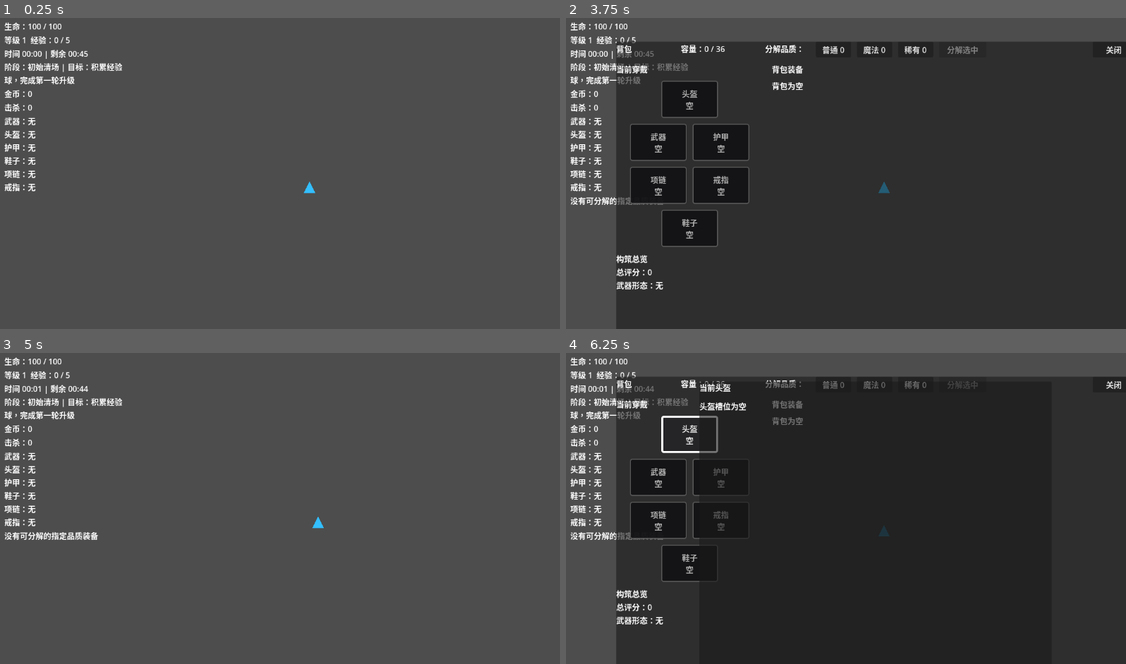
Above: before the commit, frames 1-4 (two rows, left to right).
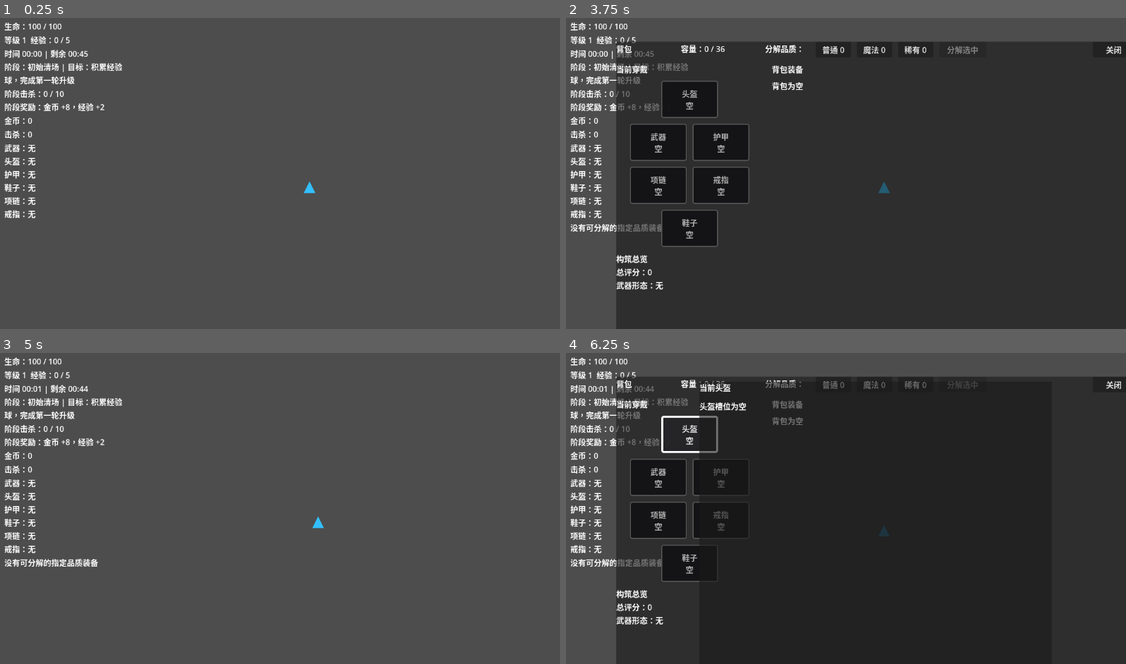
Above: after the commit, the same moments.

Repository: airisuzuki123/RogueLootPrototype
Game: Godot game, scene res://scenes/main.tscn
Same seed, same stepped clock (60 frames per second), same inputs: the game is played once before the commit and once after it.
Inputs (mouse positions are in pixels of both pictures, inside the frame that each line leads up to):
- Up to frame 1 (0.25 s): no input
- Up to frame 2 (3.75 s): tap Enter at 0.5 s; move the mouse to (969, 154) at 0.52 s; hold D (move_right) 0.53-1.25 s; tap B at 0.6 s; click (969, 154) at 0.67 s; click "普通 0" at 1.25 s; click "魔法 0" at 2 s; click "稀有 0" at 2.75 s; click "分解选中" at 3.5 s
- Up to frame 3 (5 s): click "关闭" at 4.25 s
- Up to frame 4 (6.25 s): tap Space at 5 s; move the mouse to (734, 520) at 5.02 s; hold S (move_down) 5.03-5.75 s; tap B at 5.1 s; click "头盔 空" at 5.75 s

The runs differ from the first frame. In frame 1, 0.9% of the frame differs, in the area x 0-19%, y 23-65%; in frame 2, 1.3%; in frame 3, 1.5%, in the area x 0-19%, y 23-69%; in frame 4, 1.3%.

Commit message:
新增阶段目标奖励

Diff:
--- a/scripts/core/game_manager.gd
+++ b/scripts/core/game_manager.gd
@@ -15,6 +15,8 @@
 signal run_ended(kills: int, gold: int)
 signal run_time_changed(elapsed_seconds: int, phase: Dictionary, remaining_seconds: int)
 signal run_phase_changed(phase: Dictionary)
+signal run_phase_objective_changed(phase: Dictionary, progress: int, target: int, completed: bool)
+signal run_milestone_message_changed(message: String)
 
 const MAX_INVENTORY_SIZE: int = 36
 const RUN_PHASES: Array[Dictionary] = [
@@ -26,7 +28,11 @@
 		"spawn_count": 1,
 		"enemy_level_bonus": 0,
 		"enemy_weight_bonus": {},
-		"goal": "积累经验球，完成第一轮升级"
+		"goal": "积累经验球，完成第一轮升级",
+		"kill_target": 10,
+		"reward_gold": 8,
+		"reward_experience": 2,
+		"reward_heal": 0
 	},
 	{
 		"id": "chase",
@@ -36,7 +42,11 @@
 		"spawn_count": 1,
 		"enemy_level_bonus": 0,
 		"enemy_weight_bonus": {"runner": 18},
-		"goal": "应对快速敌人，保持移动空间"
+		"goal": "应对快速敌人，保持移动空间",
+		"kill_target": 18,
+		"reward_gold": 12,
+		"reward_experience": 3,
+		"reward_heal": 10
 	},
 	{
 		"id": "mixed",
@@ -46,7 +56,11 @@
 		"spawn_count": 1,
 		"enemy_level_bonus": 1,
 		"enemy_weight_bonus": {"tank": 14, "ranged": 18},
-		"goal": "处理坦克和远程敌人的组合压力"
+		"goal": "处理坦克和远程敌人的组合压力",
+		"kill_target": 26,
+		"reward_gold": 16,
+		"reward_experience": 4,
+		"reward_heal": 15
 	},
 	{
 		"id": "surge",
@@ -56,7 +70,11 @@
 		"spawn_count": 2,
 		"enemy_level_bonus": 1,
 		"enemy_weight_bonus": {"runner": 16, "tank": 10, "ranged": 18},
-		"goal": "用当前构筑清理更密集的敌群"
+		"goal": "用当前构筑清理更密集的敌群",
+		"kill_target": 40,
+		"reward_gold": 24,
+		"reward_experience": 5,
+		"reward_heal": 20
 	},
 	{
 		"id": "endless_pressure",
@@ -66,7 +84,11 @@
 		"spawn_count": 2,
 		"enemy_level_bonus": 2,
 		"enemy_weight_bonus": {"runner": 18, "tank": 18, "ranged": 24},
-		"goal": "尽可能延长生存时间"
+		"goal": "尽可能延长生存时间",
+		"kill_target": 60,
+		"reward_gold": 35,
+		"reward_experience": 6,
+		"reward_heal": 25
 	}
 ]
 
@@ -95,8 +117,11 @@
 	"ring": {}
 }
 var latest_loot_message: String = ""
+var latest_milestone_message: String = ""
 var run_elapsed_time: float = 0.0
 var current_phase_index: int = 0
+var current_phase_kill_start: int = 0
+var current_phase_objective_completed: bool = false
 var latest_run_time_second: int = -1
 
 const UPGRADE_POOL := [
@@ -151,8 +176,11 @@
 	inventory.clear()
 	_reset_equipped_items()
 	latest_loot_message = ""
+	latest_milestone_message = ""
 	run_elapsed_time = 0.0
 	current_phase_index = 0
+	current_phase_kill_start = 0
+	current_phase_objective_completed = false
 	latest_run_time_second = -1
 	gold_changed.emit(gold)
 	enemy_killed.emit(kills)
@@ -161,8 +189,10 @@
 	inventory_open_changed.emit(is_inventory_open)
 	equipment_changed.emit(equipped_items)
 	loot_message_changed.emit(latest_loot_message)
+	run_milestone_message_changed.emit(latest_milestone_message)
 	run_phase_changed.emit(get_current_run_phase())
 	_emit_run_time_changed(true)
+	_emit_phase_objective_changed()
 
 func update_run_time(delta: float) -> void:
 	if is_run_over or is_gameplay_paused():
@@ -199,6 +229,15 @@
 		return -1
 	var phase_elapsed := run_elapsed_time - _get_phase_start_time(current_phase_index)
 	return maxi(0, int(ceil(duration - phase_elapsed)))
+
+func get_current_phase_objective_progress() -> int:
+	return maxi(0, kills - current_phase_kill_start)
+
+func get_current_phase_objective_target() -> int:
+	return maxi(0, int(get_current_run_phase().get("kill_target", 0)))
+
+func is_current_phase_objective_completed() -> bool:
+	return current_phase_objective_completed
 
 func register_player(player_node: Node) -> void:
 	player = player_node
@@ -380,6 +419,7 @@
 		return
 	kills += 1
 	enemy_killed.emit(kills)
+	_update_current_phase_objective()
 
 func add_experience(amount: int) -> void:
 	if is_run_over:
@@ -416,10 +456,50 @@
 	if new_phase_index == current_phase_index:
 		return
 	current_phase_index = new_phase_index
+	current_phase_kill_start = kills
+	current_phase_objective_completed = false
 	var phase := get_current_run_phase()
 	run_phase_changed.emit(phase)
-	_set_loot_message("进入阶段：%s - %s" % [str(phase.get("name", "未知阶段")), str(phase.get("goal", ""))])
+	var message := "进入阶段：%s - %s" % [str(phase.get("name", "未知阶段")), str(phase.get("goal", ""))]
+	_set_loot_message(message)
+	_set_milestone_message(message)
 	_emit_run_time_changed(true)
+	_emit_phase_objective_changed()
+
+func _update_current_phase_objective() -> void:
+	if current_phase_objective_completed:
+		return
+	var target := get_current_phase_objective_target()
+	if target <= 0:
+		return
+	var progress := get_current_phase_objective_progress()
+	if progress < target:
+		_emit_phase_objective_changed()
+		return
+	current_phase_objective_completed = true
+	_apply_phase_objective_reward()
+	_emit_phase_objective_changed()
+
+func _apply_phase_objective_reward() -> void:
+	var phase := get_current_run_phase()
+	var reward_parts: Array[String] = []
+	var reward_gold := maxi(0, int(phase.get("reward_gold", 0)))
+	var reward_experience := maxi(0, int(phase.get("reward_experience", 0)))
+	var reward_heal := maxi(0, int(phase.get("reward_heal", 0)))
+	if reward_gold > 0:
+		var gained_gold := add_gold(reward_gold)
+		reward_parts.append("金币 +%d" % gained_gold)
+	if reward_experience > 0:
+		add_experience(reward_experience)
+		reward_parts.append("经验 +%d" % reward_experience)
+	if reward_heal > 0 and player != null and player.has_method("heal_fixed_amount"):
+		var healed_amount := int(player.heal_fixed_amount(reward_heal))
+		if healed_amount > 0:
+			reward_parts.append("生命 +%d" % healed_amount)
+	var reward_text := "，".join(reward_parts) if not reward_parts.is_empty() else "无额外奖励"
+	var message := "阶段目标完成：%s，%s" % [str(phase.get("name", "未知阶段")), reward_text]
+	_set_loot_message(message)
+	_set_milestone_message(message)
 
 func _get_phase_index_for_time(elapsed_time: float) -> int:
 	var cursor := 0.0
@@ -447,6 +527,14 @@
 		return
 	latest_run_time_second = elapsed_seconds
 	run_time_changed.emit(elapsed_seconds, get_current_run_phase(), get_current_phase_remaining_seconds())
+
+func _emit_phase_objective_changed() -> void:
+	run_phase_objective_changed.emit(
+		get_current_run_phase(),
+		get_current_phase_objective_progress(),
+		get_current_phase_objective_target(),
+		current_phase_objective_completed
+	)
 
 func _request_upgrade_choices() -> void:
 	is_upgrade_pending = true
@@ -494,6 +582,10 @@
 	latest_loot_message = message
 	loot_message_changed.emit(latest_loot_message)
 
+func _set_milestone_message(message: String) -> void:
+	latest_milestone_message = message
+	run_milestone_message_changed.emit(latest_milestone_message)
+
 func _clear_pending_equipment_choice() -> void:
 	pending_equipment_choice.clear()
 	pending_equipment_salvage_value = 0
--- a/scripts/entities/player.gd
+++ b/scripts/entities/player.gd
@@ -68,6 +68,14 @@
 
 func sync_health_state() -> void:
 	GameManager.update_player_health(health, max_health)
+
+func heal_fixed_amount(amount: int) -> int:
+	if amount <= 0 or health <= 0 or health >= max_health:
+		return 0
+	var old_health := health
+	health = min(max_health, health + amount)
+	GameManager.update_player_health(health, max_health)
+	return health - old_health
 
 func apply_upgrade(upgrade_id: String) -> void:
 	match upgrade_id:
--- a/scripts/ui/hud.gd
+++ b/scripts/ui/hud.gd
@@ -7,9 +7,11 @@
 var health_label: Label
 var experience_label: Label
 var run_phase_label: Label
+var phase_objective_label: Label
 var equipment_label: Label
 var loot_message_label: Label
 var hint_label: Label
+var milestone_label: Label
 var equipment_choice_panel: PanelContainer
 var current_weapon_label: Label
 var candidate_weapon_label: Label
@@ -40,6 +42,7 @@
 var upgrade_panel: PanelContainer
 var upgrade_list: VBoxContainer
 var game_over_label: Label
+var milestone_tween: Tween
 
 func _ready() -> void:
 	layer = 10
@@ -67,6 +70,10 @@
 	run_phase_label.autowrap_mode = TextServer.AUTOWRAP_WORD_SMART
 	stats.add_child(run_phase_label)
 
+	phase_objective_label = Label.new()
+	phase_objective_label.autowrap_mode = TextServer.AUTOWRAP_WORD_SMART
+	stats.add_child(phase_objective_label)
+
 	gold_label = Label.new()
 	stats.add_child(gold_label)
 
@@ -152,6 +159,19 @@
 	game_over_label.visible = false
 	game_over_label.position = Vector2(440, 320)
 	root.add_child(game_over_label)
+
+	milestone_label = Label.new()
+	milestone_label.visible = false
+	milestone_label.position = Vector2(360, 92)
+	milestone_label.custom_minimum_size = Vector2(560, 90)
+	milestone_label.horizontal_alignment = HORIZONTAL_ALIGNMENT_CENTER
+	milestone_label.vertical_alignment = VERTICAL_ALIGNMENT_CENTER
+	milestone_label.autowrap_mode = TextServer.AUTOWRAP_WORD_SMART
+	milestone_label.add_theme_font_size_override("font_size", 24)
+	milestone_label.add_theme_color_override("font_color", Color(1.0, 0.92, 0.48, 1.0))
+	milestone_label.add_theme_color_override("font_outline_color", Color(0.05, 0.04, 0.02, 0.95))
+	milestone_label.add_theme_constant_override("outline_size", 5)
+	root.add_child(milestone_label)
 
 func _connect_signals() -> void:
 	GameManager.gold_changed.connect(_on_gold_changed)
@@ -166,12 +186,20 @@
 	GameManager.upgrade_choices_requested.connect(_on_upgrade_choices_requested)
 	GameManager.run_ended.connect(_on_run_ended)
 	GameManager.run_time_changed.connect(_on_run_time_changed)
+	GameManager.run_phase_objective_changed.connect(_on_run_phase_objective_changed)
+	GameManager.run_milestone_message_changed.connect(_on_run_milestone_message_changed)
 
 func _refresh_all() -> void:
 	_on_gold_changed(GameManager.gold)
 	_on_enemy_killed(GameManager.kills)
 	_on_experience_changed(GameManager.experience, GameManager.experience_to_next_level, GameManager.level)
 	_on_run_time_changed(GameManager.get_run_elapsed_seconds(), GameManager.get_current_run_phase(), GameManager.get_current_phase_remaining_seconds())
+	_on_run_phase_objective_changed(
+		GameManager.get_current_run_phase(),
+		GameManager.get_current_phase_objective_progress(),
+		GameManager.get_current_phase_objective_target(),
+		GameManager.is_current_phase_objective_completed()
+	)
 	_on_health_changed(GameManager.player_health, GameManager.player_max_health)
 	_on_equipment_changed(GameManager.equipped_items)
 	_on_loot_message_changed(GameManager.latest_loot_message)
@@ -209,6 +237,35 @@
 		str(phase.get("name", "未知阶段")),
 		str(phase.get("goal", ""))
 	]
+
+func _on_run_phase_objective_changed(phase: Dictionary, progress: int, target: int, completed: bool) -> void:
+	if target <= 0:
+		phase_objective_label.text = ""
+		return
+	var capped_progress := mini(progress, target)
+	var status_text := "（已完成）" if completed else ""
+	phase_objective_label.text = "阶段击杀：%d / %d%s\n阶段奖励：%s" % [
+		capped_progress,
+		target,
+		status_text,
+		_format_phase_reward(phase)
+	]
+
+func _on_run_milestone_message_changed(message: String) -> void:
+	if milestone_label == null:
+		return
+	if milestone_tween != null:
+		milestone_tween.kill()
+	if message.is_empty():
+		milestone_label.visible = false
+		return
+	milestone_label.text = message
+	milestone_label.visible = true
+	milestone_label.modulate.a = 1.0
+	milestone_tween = create_tween()
+	milestone_tween.tween_interval(2.2)
+	milestone_tween.tween_property(milestone_label, "modulate:a", 0.0, 0.45)
+	milestone_tween.tween_callback(Callable(milestone_label, "hide"))
 
 func _on_equipment_changed(new_equipped_items: Dictionary) -> void:
 	equipped_items = new_equipped_items.duplicate(true)
@@ -687,3 +744,18 @@
 	var minutes := total_seconds / 60
 	var seconds := total_seconds % 60
 	return "%02d:%02d" % [minutes, seconds]
+
+func _format_phase_reward(phase: Dictionary) -> String:
+	var parts: Array[String] = []
+	var reward_gold := maxi(0, int(phase.get("reward_gold", 0)))
+	var reward_experience := maxi(0, int(phase.get("reward_experience", 0)))
+	var reward_heal := maxi(0, int(phase.get("reward_heal", 0)))
+	if reward_gold > 0:
+		parts.append("金币 +%d" % reward_gold)
+	if reward_experience > 0:
+		parts.append("经验 +%d" % reward_experience)
+	if reward_heal > 0:
+		parts.append("生命 +%d" % reward_heal)
+	if parts.is_empty():
+		return "无"
+	return "，".join(parts)
Not shown, changed: README.md
Not shown, changed: docs/design.md
Not shown, changed: docs/stage-plan.md
